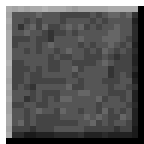
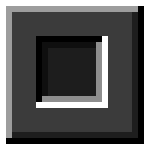
Comparing the layer stacks of the two 144x144 images. Changes:
added group "Inner Design" with 3 layers above "Outer Design" over [36,36,108,108]
added layer "Inner Border 1" in group "Inner Design" over [36,36,108,108]
added layer "Inner Border 2" (50%) in group "Inner Design" over [42,42,108,102]
added layer "Inner Background" in group "Inner Design" over [36,36,108,108]
added group "Outer Design" with 3 layers over [6,6,138,138]
renamed "Outer Border" to "Outer Border 1", moved it into group "Outer Design" over [6,6,138,138]
renamed "Inner Border" to "Outer Border 2", moved it into group "Outer Design", painted on it over [6,6,138,138]
renamed "Background" to "Outer Back", moved it into group "Outer Design", painted on it over [6,6,138,138]
